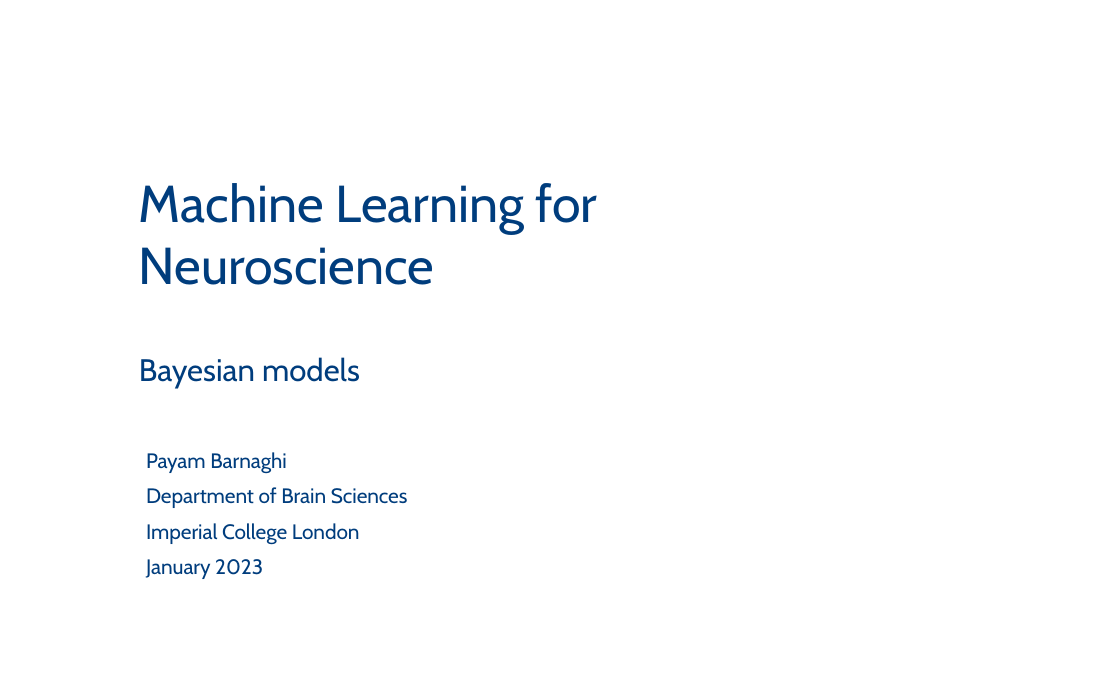
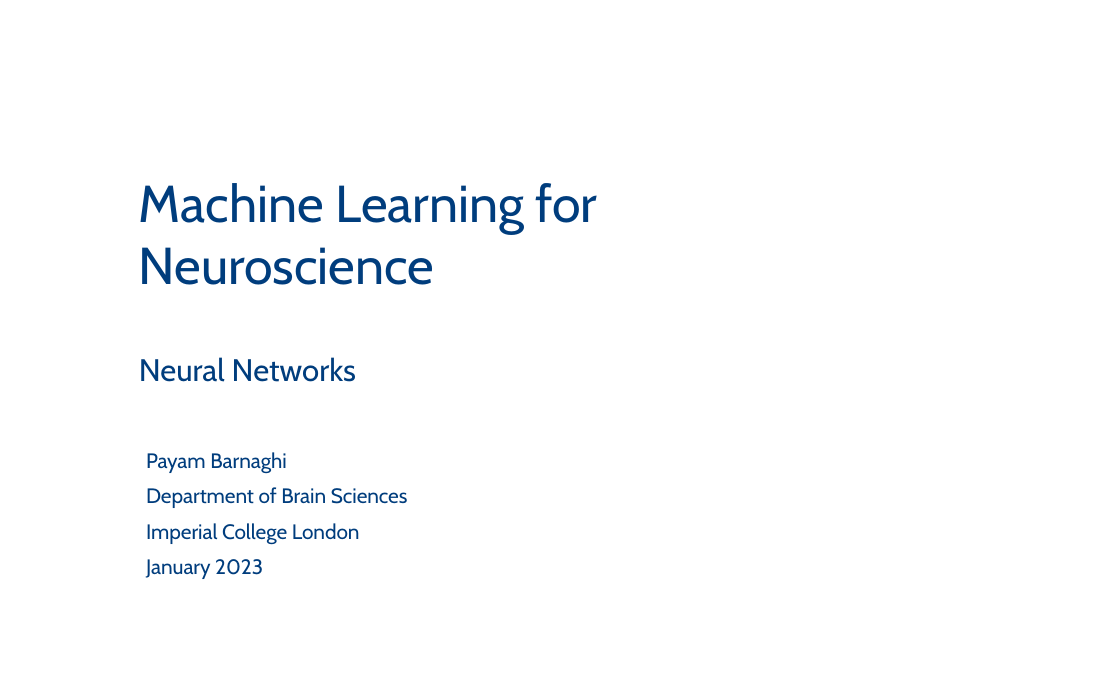
Before and after one commit to PBarnaghi/ML4NS, a slide deck: slide 1 of 06- Neural Networks/ML4NuerScience_NeuralNets.pptx. Drawn at 1120x700 pixels with LibreOffice and Linux fonts; fonts in the diff are those of the drawing; background and template pictures are left out. Boxes give left, top, right and bottom in pixels: in the first picture for what was removed or moved away, otherwise in the second. Text is boxed around its words. In the diff, an @@ line names an element or a change of style, - is before the commit and + after.

Commit message:
added one slide (47) and fixed typos

```diff
--- a/06- Neural Networks/ML4NuerScience_NeuralNets.pptx
+++ b/06- Neural Networks/ML4NuerScience_NeuralNets.pptx
@@ text at box(139, 357, 356, 382): text changed @@
-Bayesian models
+Neural Networks
```
Also in this commit, not shown: 5 other slides changed, 2 slides added, 3 other files.
